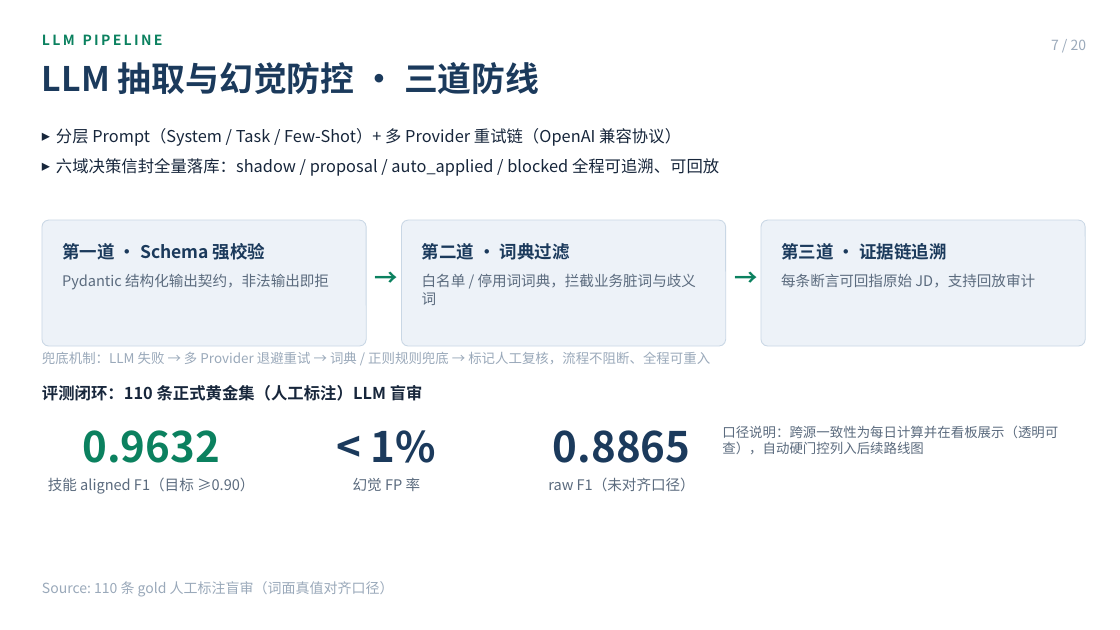
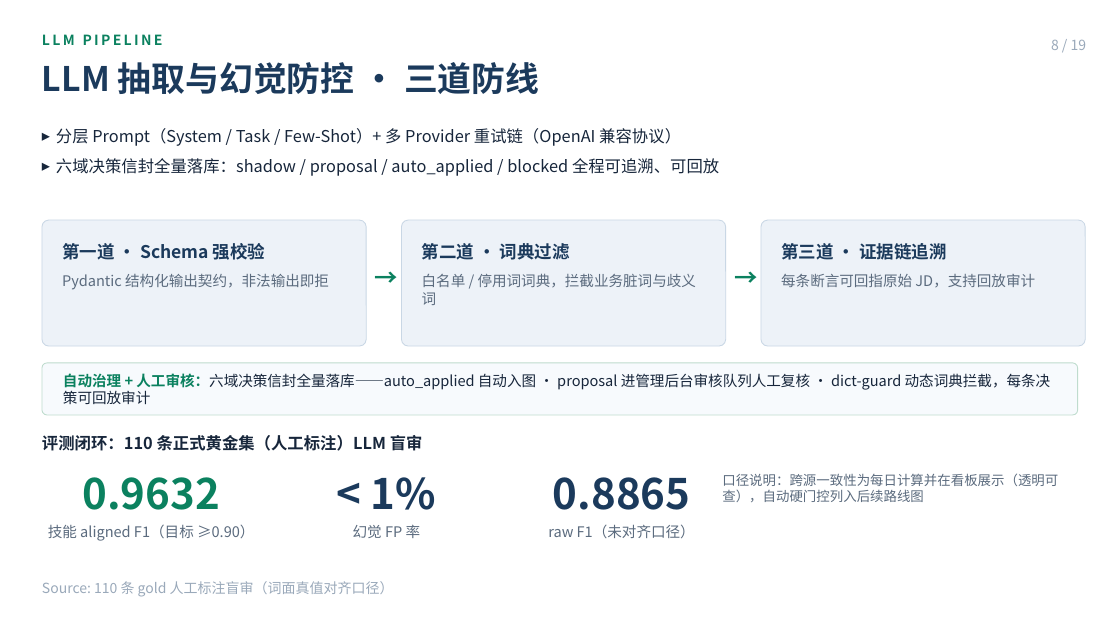
Before and after one commit to Sanksu/zhigang-compass, a slide deck: slide 8 of docs/m5/智岗罗盘_答辩PPT_终稿.pptx (slide 7 before the commit). Drawn at 1120x630 pixels with LibreOffice and Linux fonts; fonts in the diff are those of the drawing. Boxes give left, top, right and bottom in pixels: in the first picture for what was removed or moved away, otherwise in the second. Text is boxed around its words. In the diff, an @@ line names an element or a change of style, - is before the commit and + after.

Commit message:
docs(m5): PPT 对齐 0904 实查口径并移除首页/尾页底图
- 核查 LEARNABLE_VIA 学时甘特口径、三视图配图与数据规模页，改为对齐实查结果
- 移除团队分工与项目里程碑页
- 新增全流程链路页与 LLM 自动治理+人工审核说明
- 删除首页/尾页底图及遮罩，深底页改纯色背景；techstack/portrait 以既有图占位
- 重建 19 页 pptx 产物

```diff
--- a/docs/m5/智岗罗盘_答辩PPT_终稿.pptx
+++ b/docs/m5/智岗罗盘_答辩PPT_终稿.pptx
@@ text at bbox=[1051, 40, 1087, 50]: text changed @@
-7 / 20
+8 / 19
@@ text removed at bbox=[42, 352, 710, 364] @@
-兜底机制：LLM 失败 → 多 Provider 退避重试 → 词典 / 正则规则兜底 → 标记人工复核，流程不阻断、全程可重入
@@ rounded rectangle added at bbox=[42, 363, 1078, 415], fill #F7FAFD, outline #BFDCCE 0.75 pt @@
@@ text added at bbox=[63, 373, 1051, 404], 12.5 pt, text #17263B @@
+自动治理 + 人工审核：六域决策信封全量落库——auto_applied 自动入图 · proposal 进管理后台审核队列人工复核 · dict-guard 动态词典拦截，每条决策可回放审计
@@ text "评测闭环：110 条正式黄金集（人工标注）LLM 盲审": place and size @@
-text "评测闭环：110 条正式黄金集（人工标注）LLM 盲审" at bbox=[42, 385, 423, 401]
+text "评测闭环：110 条正式黄金集（人工标注）LLM 盲审" at bbox=[42, 435, 423, 451]
@@ text "口径说明：跨源一致性为每日计算并在看板展示（透明可查），自动硬门控列入后续路线图": place and size @@
-text "口径说明：跨源一致性为每日计算并在看板展示（透明可查），自动硬门控列入后续路线图" at bbox=[722, 425, 1058, 454]
+text "口径说明：跨源一致性为每日计算并在看板展示（透明可查），自动硬门控列入后续路线图" at bbox=[722, 473, 1058, 502]
@@ 6 texts: place and size @@
-6 texts at bbox=[48, 430, 695, 494]
+6 texts at bbox=[48, 477, 695, 541]
```
Also in this commit, not shown: 17 other slides changed, 1 slide added, 2 slides removed, 5 other files.
